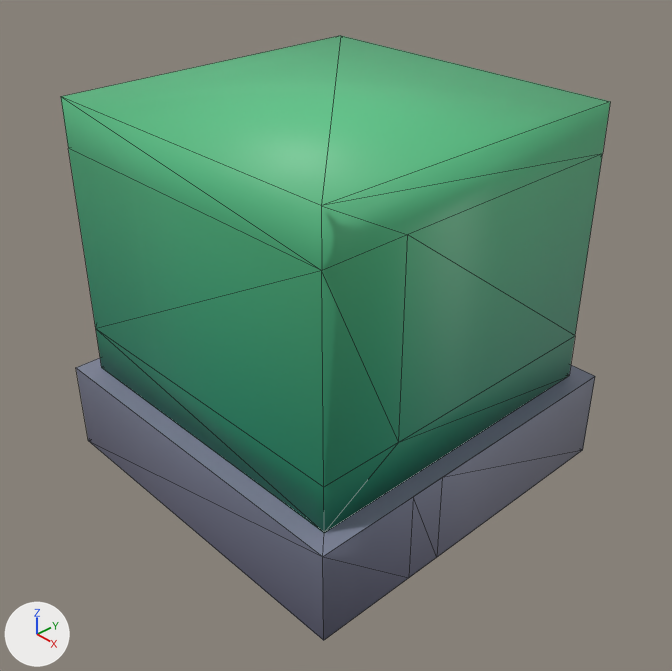
The Blender file Action/Data/Model/Stage/BarrierWall/BarrierWall.blend: old version first, new version second.
The view is the same before and after, from a 50 mm camera at (3.12, -2.92, 1.25) aimed at (0.09, -0.07, -1.2). Lighting does not change. The marker at lower left points along +X, +Y and +Z. The older version comes first. Mesh edges are drawn as thin lines.

Names of what the first picture shows: 'hedge'.
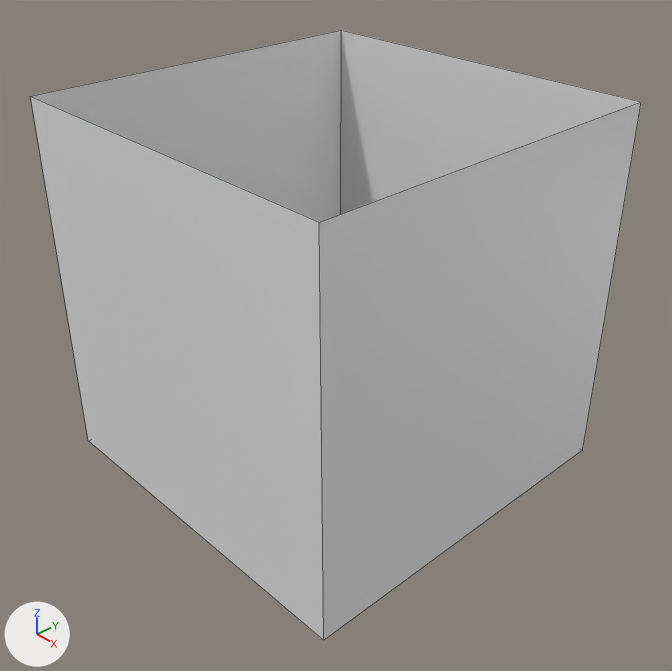
Where the newer file only moved an object's origin or applied its transform, the numbers keep the older frame.

What differs and where, as boxes [x1, y1, x2, y2] in the pictures (672 x 671 px):
'hedge', surface changed, reshaped (grey to white, 11% wider): before [61, 35, 610, 641]; after [31, 30, 641, 641]
part 1 of me_scene, deleted (green): before [61, 35, 610, 533]
part 2 of me_scene, built on: before [76, 358, 595, 641]; after [31, 30, 641, 641]

The change, as a diff of the scene's bpy script:
```diff
--- a/Action/Data/Model/Stage/BarrierWall/BarrierWall.blend.py
+++ b/Action/Data/Model/Stage/BarrierWall/BarrierWall.blend.py
@@ mat_マテリアル @@
 mat_マテリアル = principled_material('マテリアル')
-mat_マテリアル.texture = img_colormap_png
+mat_マテリアル.base_color = (0.8, 0.8, 0.8)  # white #e7e7e7
@@ me_scene @@
 # used by ob_hedge; location = (0.0, 0.0, 0.0); rotation_euler = (1.571, 0.0, 0.0), in degrees (90, 0, 0); scale = (0.01, 0.01, 0.01)
-me_scene.from_pydata(...)  # 40 vertices, 72 faces; spans x -100.0..100.0, y -200.0..0.0, z -100.0..100.0
+me_scene.from_pydata(...)  # 8 vertices, 4 faces; spans x -100.0..100.0, y -200.0..0.0, z -100.0..100.0
+# me_scene part 1: the loose piece of 24 vertices spanning x -90.0..90.0, y -150.0..0.0, z -90.0..90.0 is deleted
+# me_scene part 2
+# 12 vertices are removed from x -100.0..100.0, y -200.0..-150.0, z -100.0..100.0
+# 28 faces are deleted
+# 4 vertices are added at (-100.0, 0.0, 100.0), (-100.0, 0.0, -100.0), (100.0, 0.0, 100.0), (100.0, 0.0, -100.0)
+# 4 new faces join them
+# me_scene part 3: the surface is now shaded flat
 me_scene.materials.append(mat_マテリアル)
```
